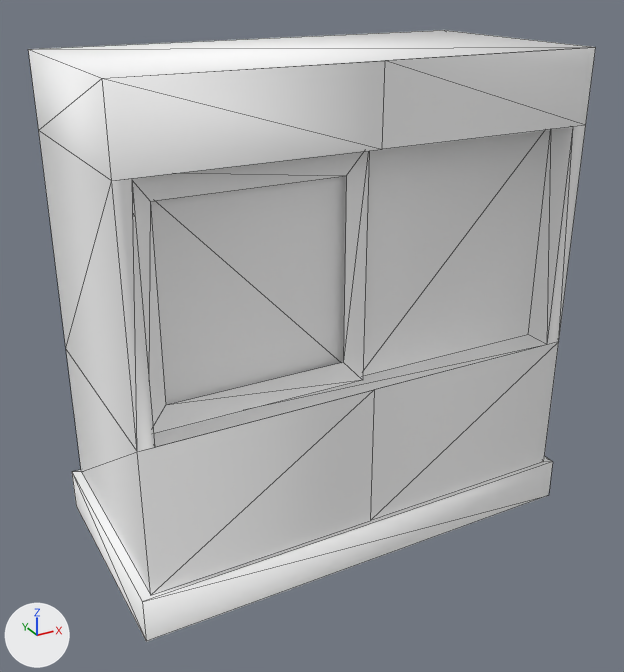
Two versions of the glTF model public/3d/item/model__item__shop.ofs_3033_0/3033IMRL01_04.gltf, one commit apart.
Camera for both pictures: a 50 mm camera at (-1.67, -3.01, 2.36) aimed at (-0.04, -0.05, 0.88). Every picture has the same lights, and +X, +Y and +Z are marked at lower left. The picture after the commit comes second. Mesh edges are drawn as thin lines.

In view in the first picture: '3033IMRL01_04'.
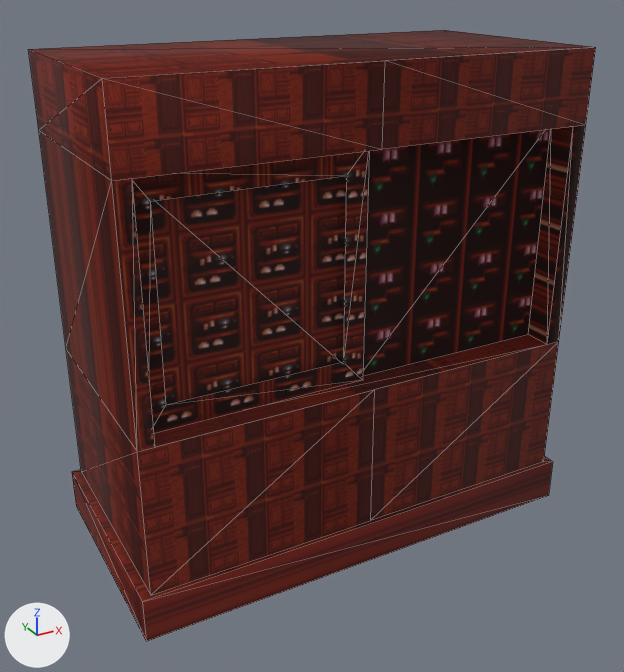
What the commit changed:
Picture 'imrl01_04_1' (img_imrl01_04_1) is new.
Picture 'imrl01_04_0' (img_imrl01_04_0) is new.
Picture 'imrl01_04_2' (img_imrl01_04_2) is new.
In material 'imrl01_04_2' (mat_imrl01_04_2), base_color is no longer (1.0, 1.0, 1.0), white #ffffff.
In material 'imrl01_04_2' (mat_imrl01_04_2), texture is now set to img_imrl01_04_2.
In material 'imrl01_04_0' (mat_imrl01_04_0), base_color is no longer (1.0, 1.0, 1.0), white #ffffff.
In material 'imrl01_04_0' (mat_imrl01_04_0), texture is now set to img_imrl01_04_0.
In material 'imrl01_04_1' (mat_imrl01_04_1), base_color is no longer (1.0, 1.0, 1.0), white #ffffff.
In material 'imrl01_04_1' (mat_imrl01_04_1), texture is now set to img_imrl01_04_1.

Boxes (x1, y1, x2, y2) around the edits, measured in the pictures (624 x 672 px):
'3033IMRL01_04', surface changed (white to red)
    both: (28, 30, 596, 642)
